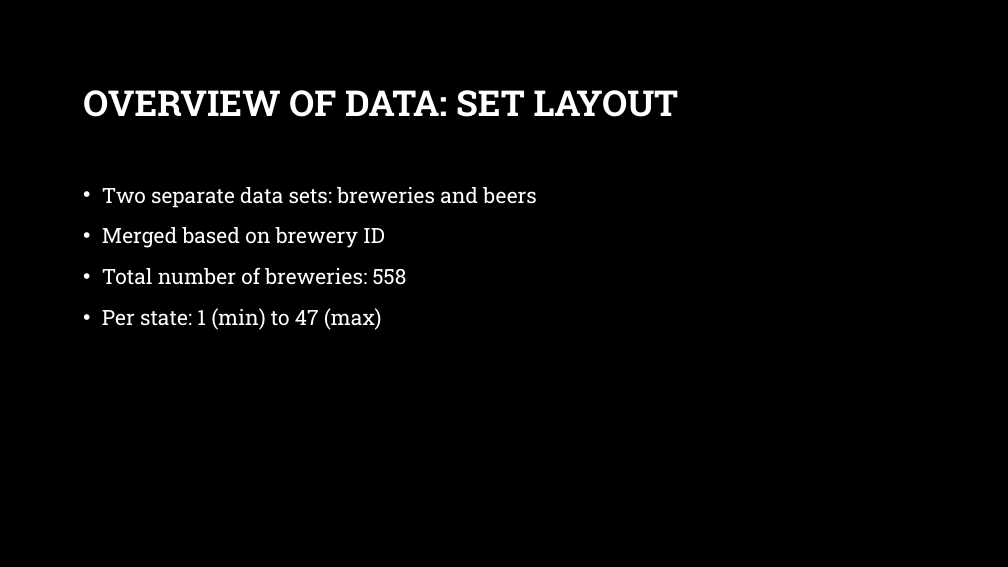
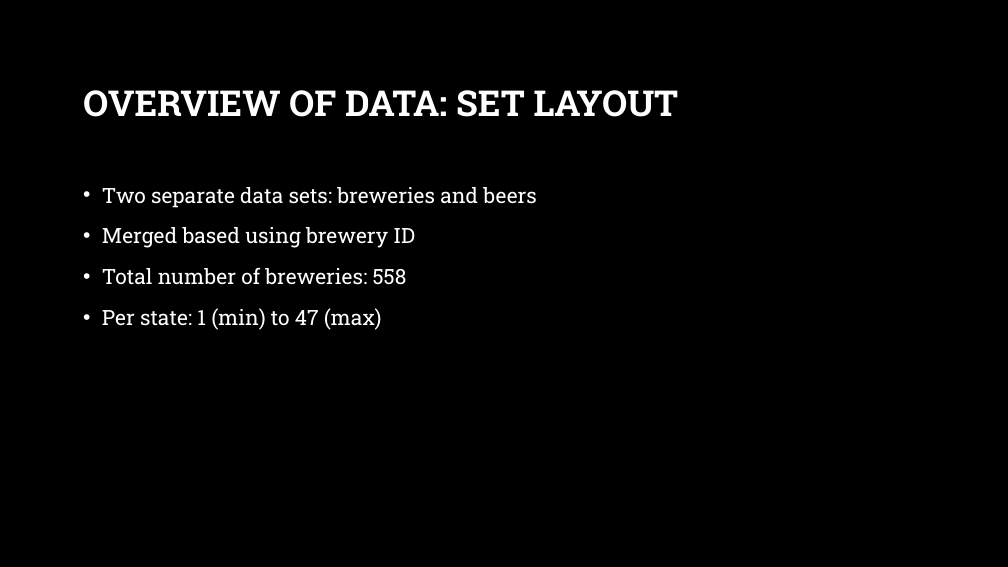
Before and after one commit to IndyD/MSDS-6306-case-study-1, a slide deck: slide 3 of Case Study – Budweiser Brewery Insights.pptx. Drawn at 1008x567 pixels with LibreOffice and Linux fonts; fonts in the diff are those of the drawing; background and template pictures are left out. Boxes give left, top, right and bottom in pixels: in the first picture for what was removed or moved away, otherwise in the second. Text is boxed around its words. In the diff, an @@ line names an element or a change of style, - is before the commit and + after.

```diff
--- a/Case Study – Budweiser Brewery Insights.pptx
+++ b/Case Study – Budweiser Brewery Insights.pptx
@@ text at bbox=[102, 227, 415, 248]: text changed @@
-• Merged based on brewery ID
+• Merged based using brewery ID
```
Also in this commit, not shown: 2 other slides changed.
